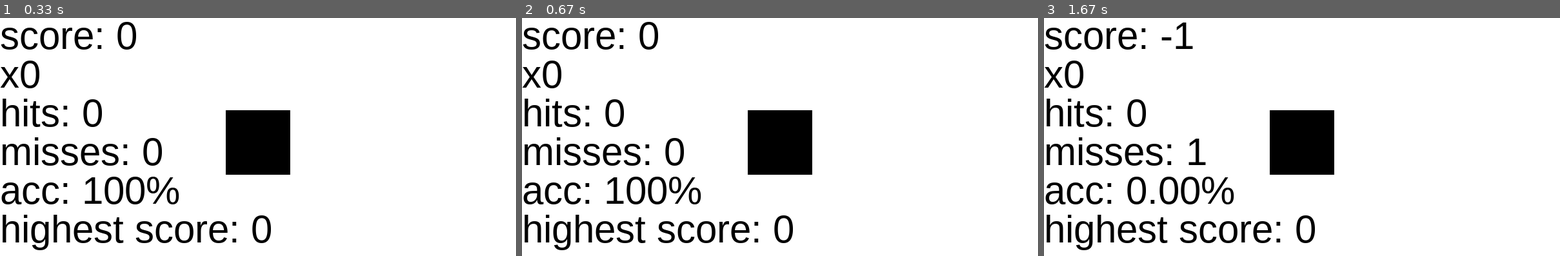
Above: before the commit, frames 1-3 (left to right).
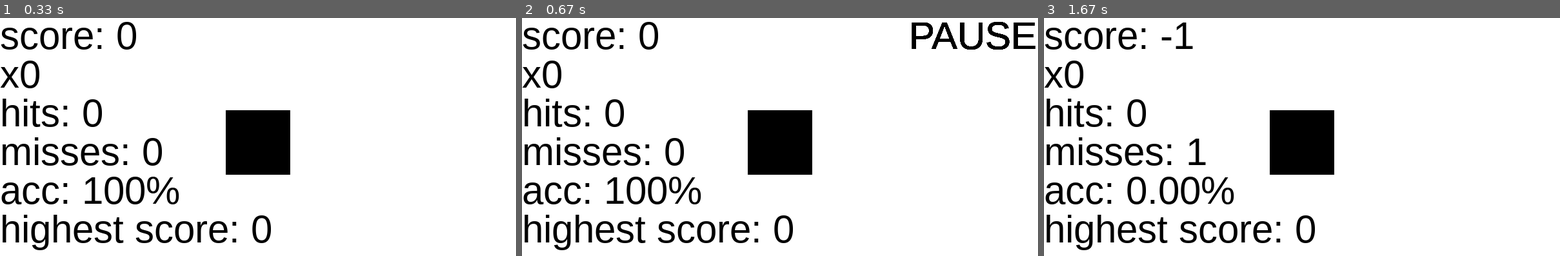
Above: after the commit, the same moments.

Repository: KacperLAB/pygame-game
Game: pygame game, started from game.py
Two runs of this game, one before a commit and one after it. Both use one fixed random seed, a clock stepped at 60 frames per second and the inputs below.
Inputs (mouse positions are in pixels of both pictures, inside the frame that each line leads up to):
- Up to frame 1 (0.33 s): no input
- Up to frame 2 (0.67 s): hold Esc from 0.33 s (still down)
- Up to frame 3 (1.67 s): release Esc at 0.8 s; hold Esc 0.83-1.3 s; click (1142, 103) at 1.38 s

Frame 1 is identical in both runs. In frame 2, 1.1% of the frame differs, in the area x 75-100%, y 1-14%; in frame 3, nothing differs.

Commit message:
Dodana mozliwosc pauzowania

Diff:
--- a/game.py
+++ b/game.py
@@ -58,6 +58,15 @@
             clicked_buttons.append(button)  # Add clicked button to list
     return clicked_buttons  # Return list of clicked buttons
 
+def paused():
+    paused_text = font.render("PAUSED",True,BLACK)
+    while True:
+        for event in pygame.event.get():
+            if event.type == pygame.KEYDOWN and event.key == pygame.K_ESCAPE:
+                return None
+        screen.blit(paused_text,(600,0))
+        pygame.display.update()
+
 #button1 = Button(BLACK,350,150,BUTTON_WIDTH,BUTTON_HEIGHT)
 font = pygame.font.SysFont('Arial',60)
 
@@ -102,6 +111,9 @@
         if event.type == pygame.QUIT:
             pygame.quit()
 
+        if event.type == pygame.KEYDOWN and event.key == pygame.K_ESCAPE:
+            paused()
+
         if event.type == pygame.MOUSEBUTTONDOWN or (event.type == pygame.KEYDOWN and event.key == pygame.K_w):
             if event.type == pygame.MOUSEBUTTONDOWN:
                 mouse_position = event.pos
